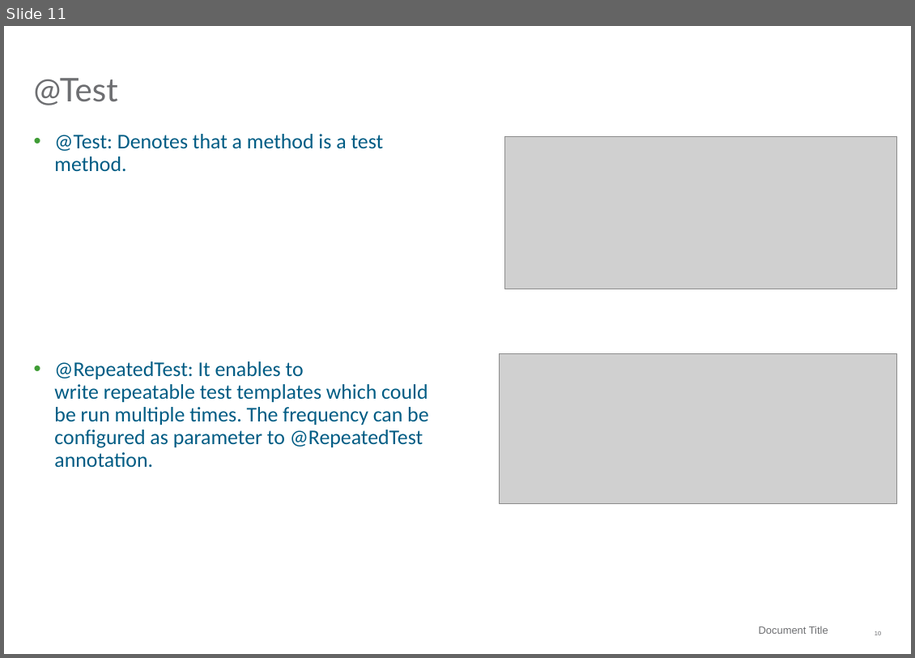
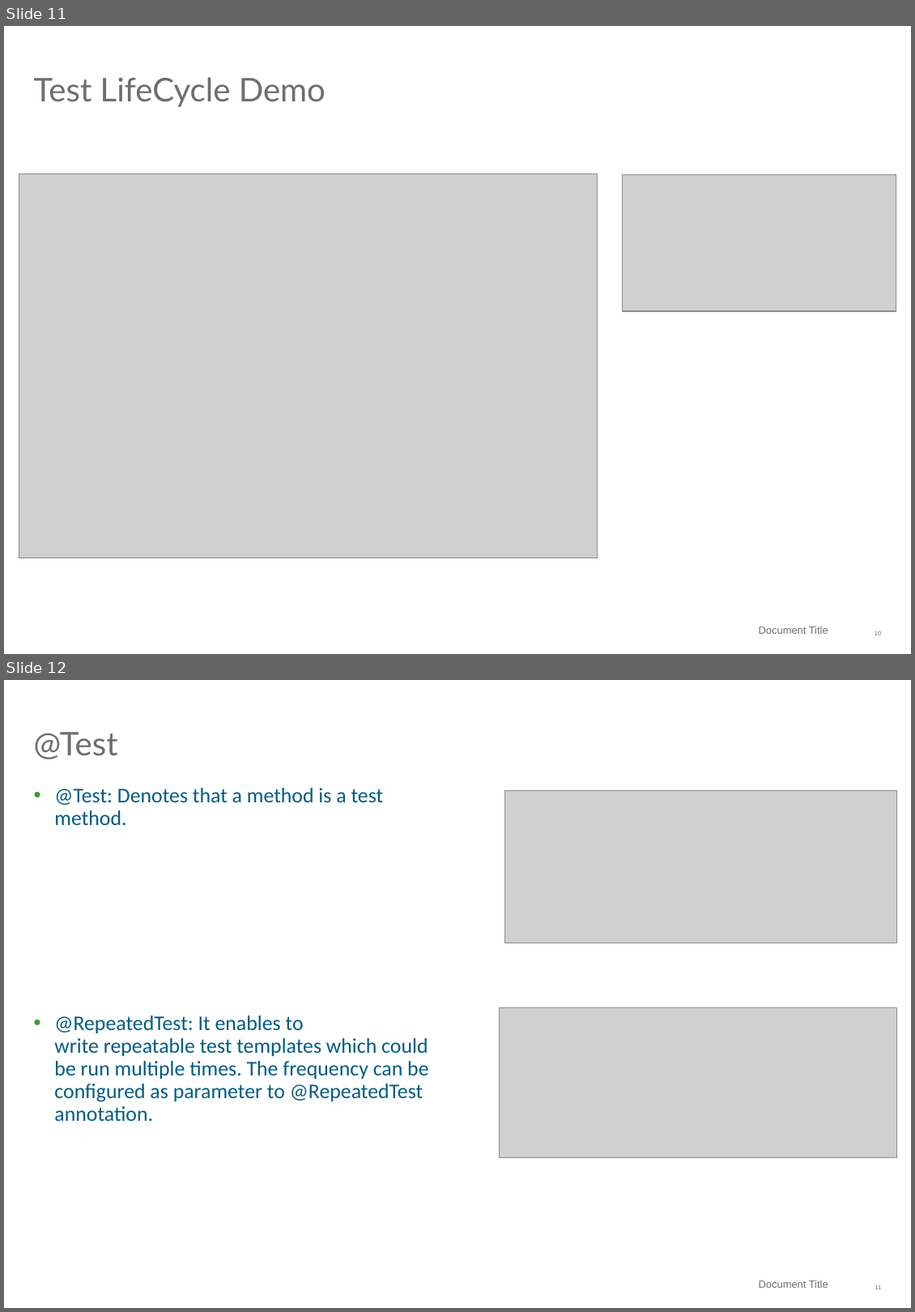
Before and after one commit to kavita143/standard_chartered_content, a slide deck: junit.pptx. Shown one above the other, each under a label of ours: slide 11 before the commit, slides 11 and 12 after it. The pictures are 915x658 and 915x1312 pixels, drawn with LibreOffice and Linux fonts; fonts in the diff are those of the drawing; grey boxes stand for pictures; background and template pictures are left out. Boxes give left, top, right and bottom in pixels: in the first picture for what was removed or moved away, otherwise in the second. Text is boxed around its words. In the diff, an @@ line names an element or a change of style, - is before the commit and + after.

```diff
--- a/junit.pptx
+++ b/junit.pptx
@@ slide 11 added at bbox=[4, 26, 911, 654], background #FFFFFF; not listed: 2 template elements that a slide beside it also shows @@
@@ title added at bbox=[34, 77, 326, 107], 28 pt, text #6D6E71 @@
+Test LifeCycle Demo
@@ picture added at bbox=[19, 174, 598, 558] @@
@@ picture added at bbox=[623, 174, 897, 311] @@
@@ what was slide 11 is now slide 12 @@
@@ page number at bbox=[875, 1285, 881, 1289]: text changed @@
-10
+11
```
Also in this commit, not shown: 1 slide changed, 1 other file.
